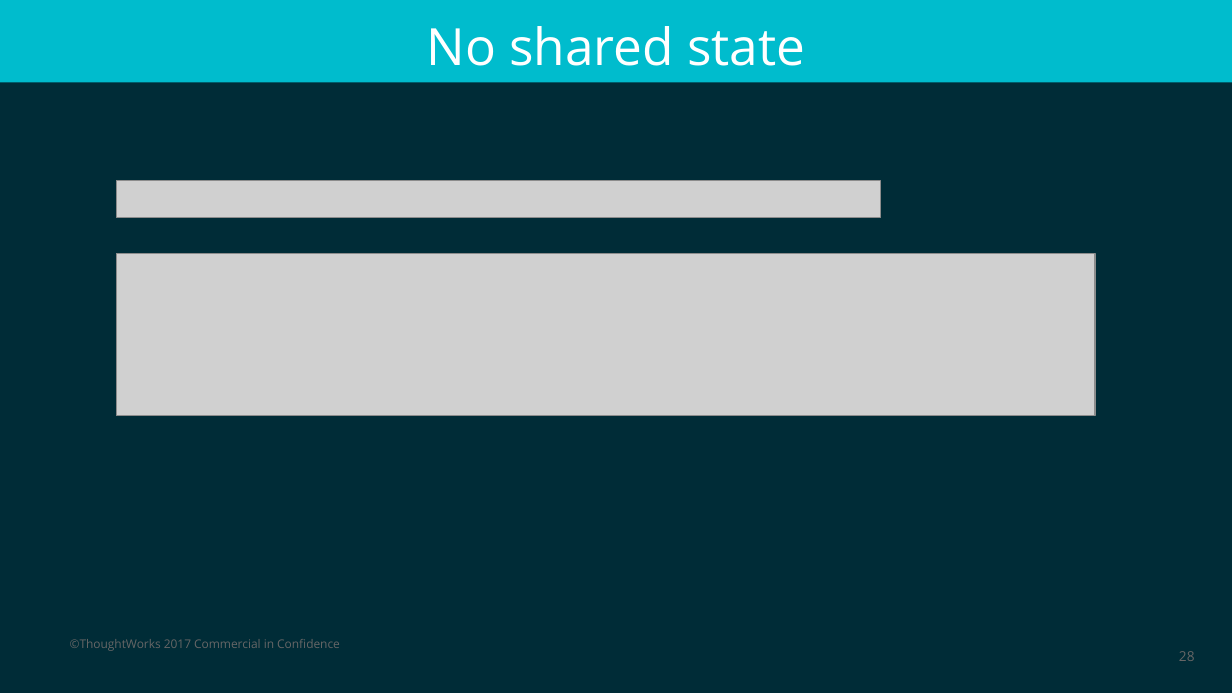
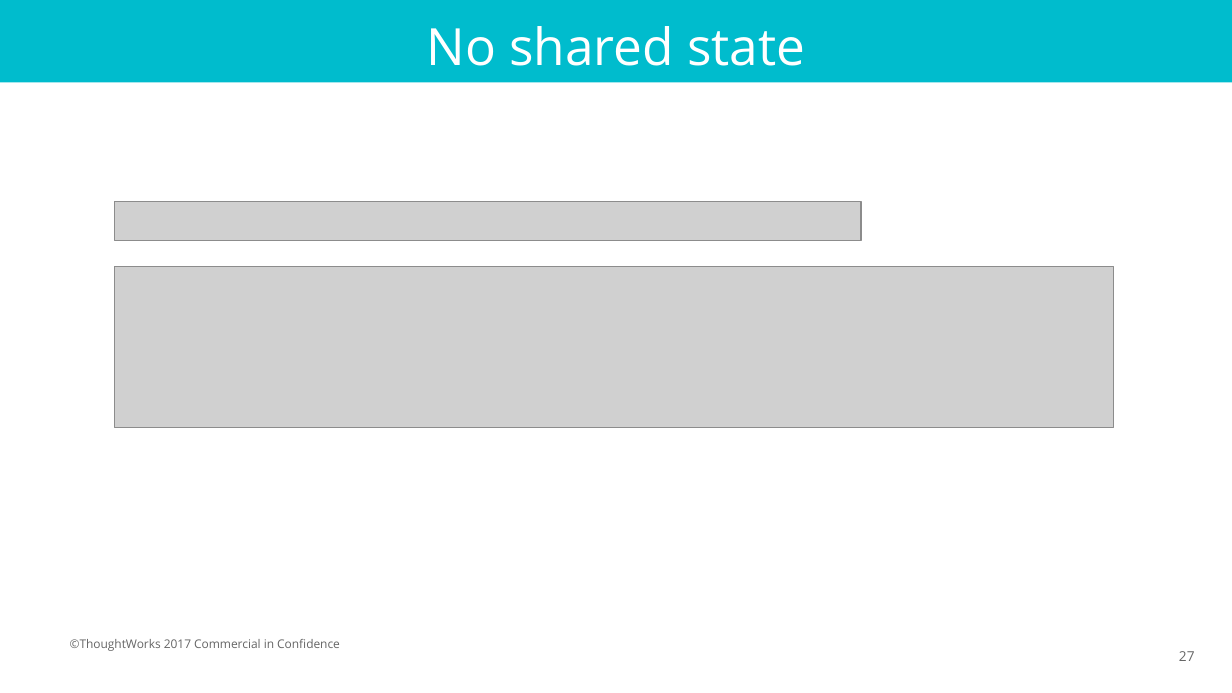
Before and after one commit to wilsontjhi/pycon-asia-2018, a slide deck: slide 27 of slides/Pycon 2018.pptx (slide 28 before the commit). Drawn at 1232x693 pixels with LibreOffice and Linux fonts; fonts in the diff are those of the drawing; grey boxes stand for pictures. Boxes give left, top, right and bottom in pixels: in the first picture for what was removed or moved away, otherwise in the second. Text is boxed around its words. In the diff, an @@ line names an element or a change of style, - is before the commit and + after.

Commit message:
Update slides to use white background

```diff
--- a/slides/Pycon 2018.pptx
+++ b/slides/Pycon 2018.pptx
@@ background #002C37 to #FFFFFF @@
@@ picture added at bbox=[115, 202, 861, 240] @@
@@ picture removed at bbox=[117, 181, 881, 218] @@
@@ picture: place and size @@
-picture at bbox=[117, 254, 1095, 416]
+picture at bbox=[115, 266, 1114, 428]
@@ page number at bbox=[1179, 651, 1195, 661]: text changed @@
-28
+27
```
Also in this commit, not shown: 15 other slides changed, 1 slide removed, 3 other files.
